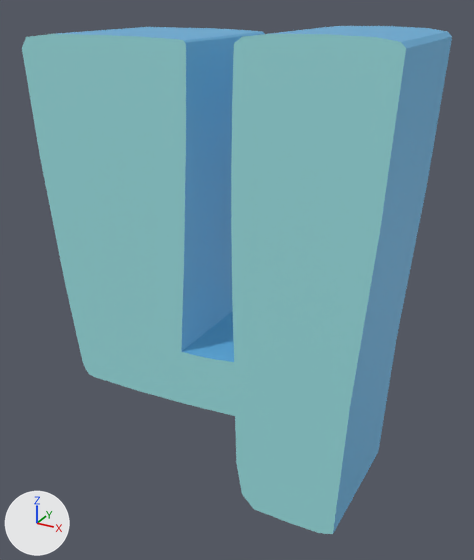
What one commit did to the glTF model scene/models/alphaNum/4.glb.
The view is the same before and after, from a 50 mm camera at (0.388, -0.685, 0.593) aimed at (0.012, -0.001, 0.251). Arrows for +X, +Y and +Z are at lower left; the lights stay in place. Objects named as collision shapes, trigger or cutter boxes, shadow casters or lower levels of detail are left out. Where no turn or scale is listed for an object, it has been applied to the vertices.

In view in the first picture: '4'.
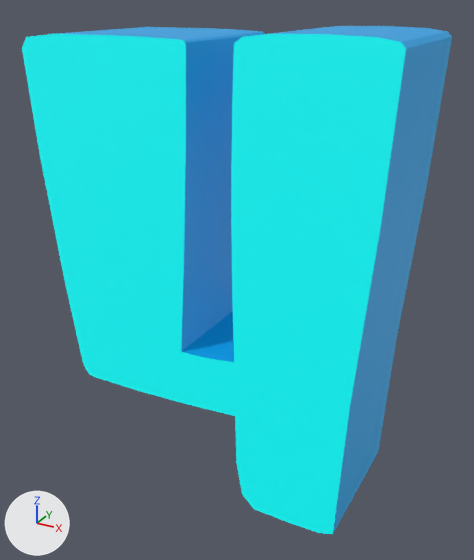
What differs and where, as boxes (x1, y1, x2, y2) in the pictures (474 x 560 px):
```json
{"object": "4", "change": "recoloured", "before": [22, 26, 452, 534], "after": [22, 26, 452, 534]}
```

The change, as JSON lines over the scene's bpy script:
```json
{"op": "set", "path": "mat_light.base_color", "old": "(0.251, 0.566, 0.581)", "new": "(0.0, 1.0, 1.0)", "note": "cyan #89c6c9 -> cyan #00ffff"}
{"op": "set", "path": "mat_light.emission_color", "old": "(0.05, 0.113, 0.115)", "new": "(0.0, 0.2, 0.2)", "note": "dark cyan #3f5e5f -> dark cyan #007c7c"}
{"op": "set", "path": "mat_dark.base_color", "old": "(0.101, 0.338, 0.562)", "new": "(0.0, 0.296, 0.651)", "note": "blue #599dc6 -> cyan #0094d3"}
{"op": "set", "path": "mat_dark.emission_color", "old": "(0.02, 0.0673, 0.113)", "new": "(0.0, 0.0592, 0.13)", "note": "dark blue #27495e -> dark blue #004565"}
```
